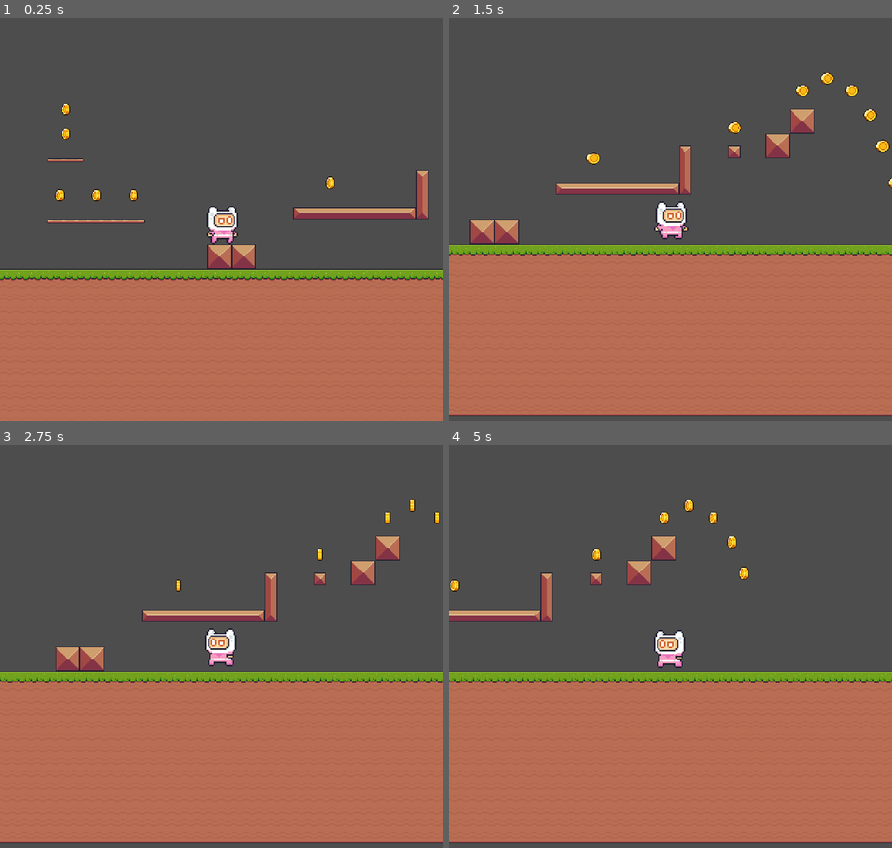
Above: before the commit, frames 1-4 (two rows, left to right).
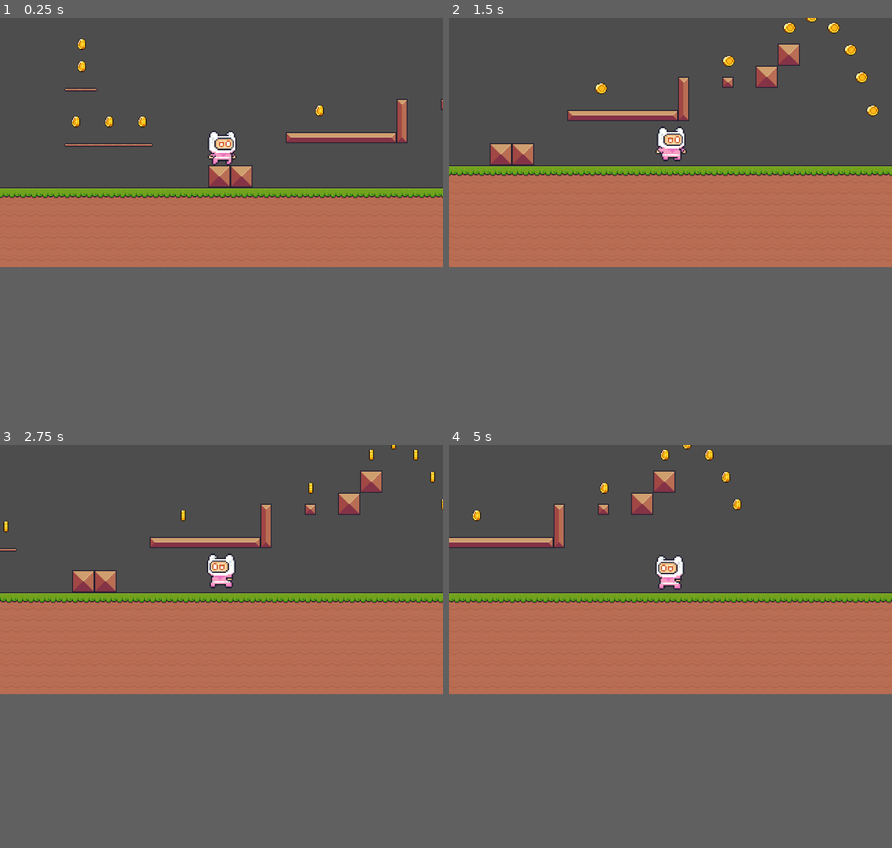
Above: after the commit, the same moments.

Repository: Alestln/first_game
Game: Godot game, scene res://scenes/world.tscn
Same seed, same stepped clock (60 frames per second), same inputs: the game is played once before the commit and once after it. Before the commit the project starts from res://Scenes/world.tscn.
Inputs:
- Up to frame 1 (0.25 s): no input
- Up to frame 2 (1.5 s): hold D (move_right) from 0.53 s (still down); tap Space (jump) at 0.77 s
- Up to frame 3 (2.75 s): tap Space (jump) at 1.52 s; release D (move_right) at 2.03 s; hold A (move_left) from 2.03 s (still down)
- Up to frame 4 (5 s): release A (move_left) at 2.78 s; hold D (move_right) 2.78-4.28 s; tap Space (jump) at 3.02, 3.77, 4.52 s; hold A (move_left) from 4.28 s (still down)
In our replay, the window is 800x728 before the commit and 800x450 after it. These sizes can differ from the game's own. Grey fills any space a smaller window leaves; there, only what the larger window draws over its background counts as a difference.

The runs differ from the first frame. In frame 1, 26% of the frame differs, in the area x 0-100%, y 5-66%; in frame 2, 28%, in the area x 0-100%, y 0-100%; in frame 3, 28%; in frame 4, 27%.

Commit message:
Step 1: screen settings (640x360, window 1280x720, pixel snap)

Diff:
--- a/project.godot
+++ b/project.godot
@@ -11,15 +11,18 @@
 [application]
 
 config/name="FirstGame"
-run/main_scene="uid://davk0wjhhvfgx"
+run/main_scene="res://scenes/world.tscn"
 config/features=PackedStringArray("4.7", "Forward Plus")
 config/icon="res://icon.svg"
 
 [display]
 
-window/size/viewport_height=1048
+window/size/viewport_width=640
+window/size/viewport_height=360
+window/size/window_width_override=1280
+window/size/window_height_override=720
 window/stretch/mode="canvas_items"
-window/stretch/aspect="expand"
+window/stretch/aspect="keep"
 
 [input]
 
@@ -56,3 +59,5 @@
 
 textures/canvas_textures/default_texture_filter=0
 rendering_device/driver.windows="d3d12"
+2d/snap/snap_2d_transforms_to_pixel=true
+2d/snap/snap_2d_vertices_to_pixel=true
--- a/Scenes/player.tscn
+++ b/scenes/player.tscn
@@ -1,6 +1,6 @@
 [gd_scene format=3 uid="uid://8p1yvuc4go0h"]
 
-[ext_resource type="Script" uid="uid://b8kq6wkjxb37h" path="res://Scripts/player.gd" id="1_qlg0r"]
+[ext_resource type="Script" uid="uid://b8kq6wkjxb37h" path="res://scripts/player.gd" id="1_qlg0r"]
 [ext_resource type="Texture2D" uid="uid://baqfga8jhdow1" path="res://assets/animations/pink_man/fall.png" id="2_tuyoq"]
 [ext_resource type="Texture2D" uid="uid://cj4l77nlot6qa" path="res://assets/animations/pink_man/idle.png" id="3_fjrip"]
 [ext_resource type="Texture2D" uid="uid://d3odua6nho13i" path="res://assets/animations/pink_man/jump.png" id="4_smehm"]
--- a/Scenes/world.tscn
+++ b/scenes/world.tscn
@@ -169,4 +169,3 @@
 
 [node name="Camera" type="Camera2D" parent="Player" unique_id=438829338]
 scale = Vector2(0.5, 0.5)
-zoom = Vector2(2, 2)
Renamed: Scripts/player.gd -> scripts/player.gd
